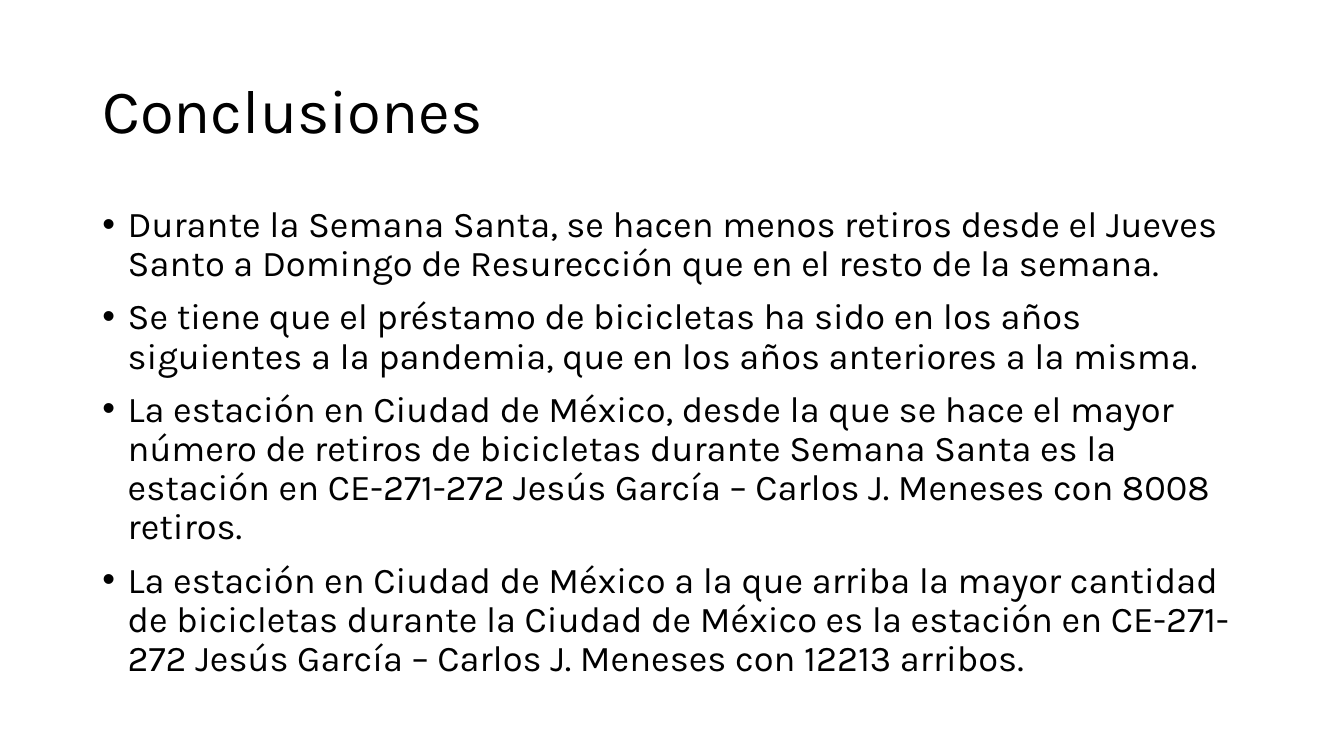
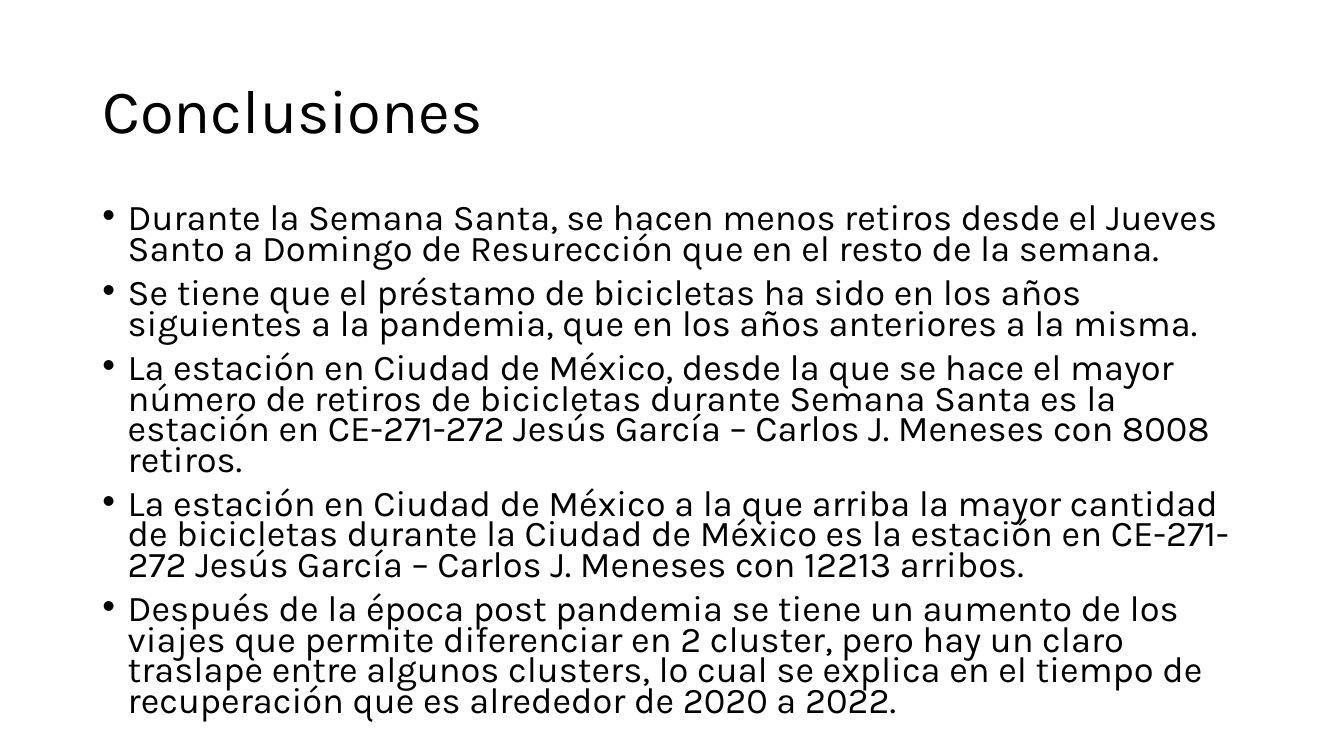
Before and after one commit to Ari-Castellanos/Proyecto-1-Seminario-2, a slide deck: slide 9 of Proyecto1_Seminario2.pptx (slide 8 before the commit). Drawn at 1344x756 pixels with LibreOffice and Linux fonts; fonts in the diff are those of the drawing. Boxes give left, top, right and bottom in pixels: in the first picture for what was removed or moved away, otherwise in the second. Text is boxed around its words. In the diff, an @@ line names an element or a change of style, - is before the commit and + after.

Commit message:
Cluster
Se agrega el cluster

```diff
--- a/Proyecto1_Seminario2.pptx
+++ b/Proyecto1_Seminario2.pptx
@@ text at <box>128,205,1229,578</box>: line spacing 0.9 to 0.7 @@
@@ text at <box>128,593,1202,722</box>: paragraph added @@
+• Después de la época post pandemia se tiene un aumento de los viajes que permite diferenciar en 2 cluster, pero hay un claro traslape entre algunos clusters, lo cual se explica en el tiempo de recuperación que es alrededor de 2020 a 2022.
```
Also in this commit, not shown: 1 other slide changed, 1 slide added, 3 other files.
